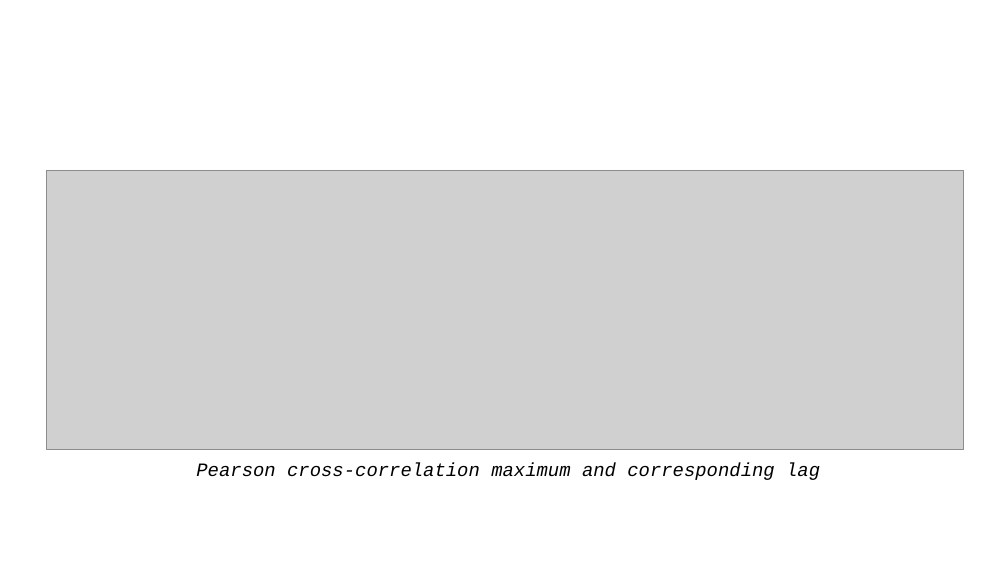
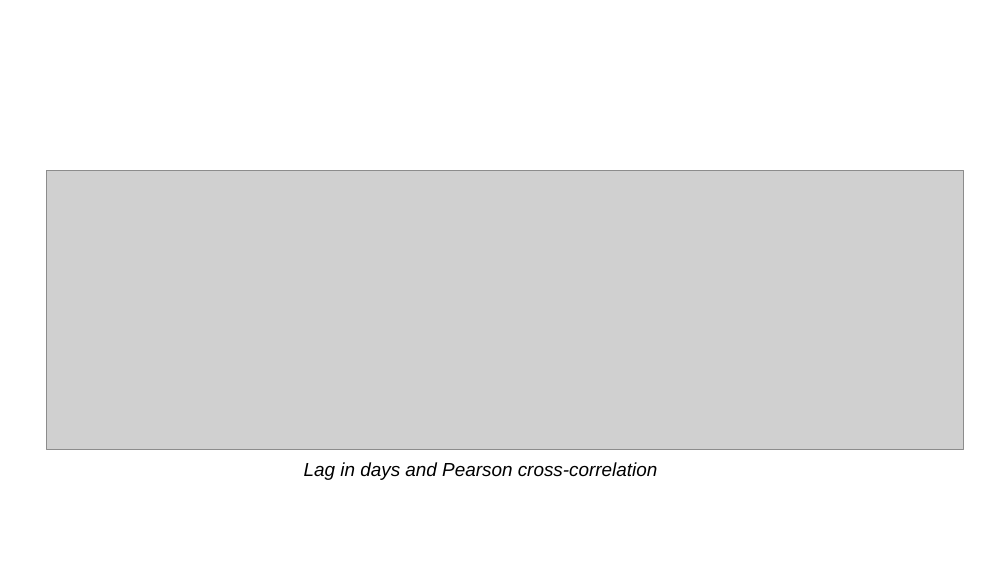
Before and after one commit to Dormant512/nir-presentation, a slide deck: slide 9 of Grig-nir-1.pptx (slide 8 before the commit). Drawn at 1008x567 pixels with LibreOffice and Linux fonts; fonts in the diff are those of the drawing; grey boxes stand for pictures; background and template pictures are left out. Boxes give left, top, right and bottom in pixels: in the first picture for what was removed or moved away, otherwise in the second. Text is boxed around its words. In the diff, an @@ line names an element or a change of style, - is before the commit and + after.

```diff
--- a/Grig-nir-1.pptx
+++ b/Grig-nir-1.pptx
@@ text at (304,462,658,480): text changed; font Courier New to Arial @@
-Pearson cross-correlation maximum and corresponding lag
+Lag in days and Pearson cross-correlation
```
Also in this commit, not shown: 8 other slides changed, 1 slide added, 6 other files.
